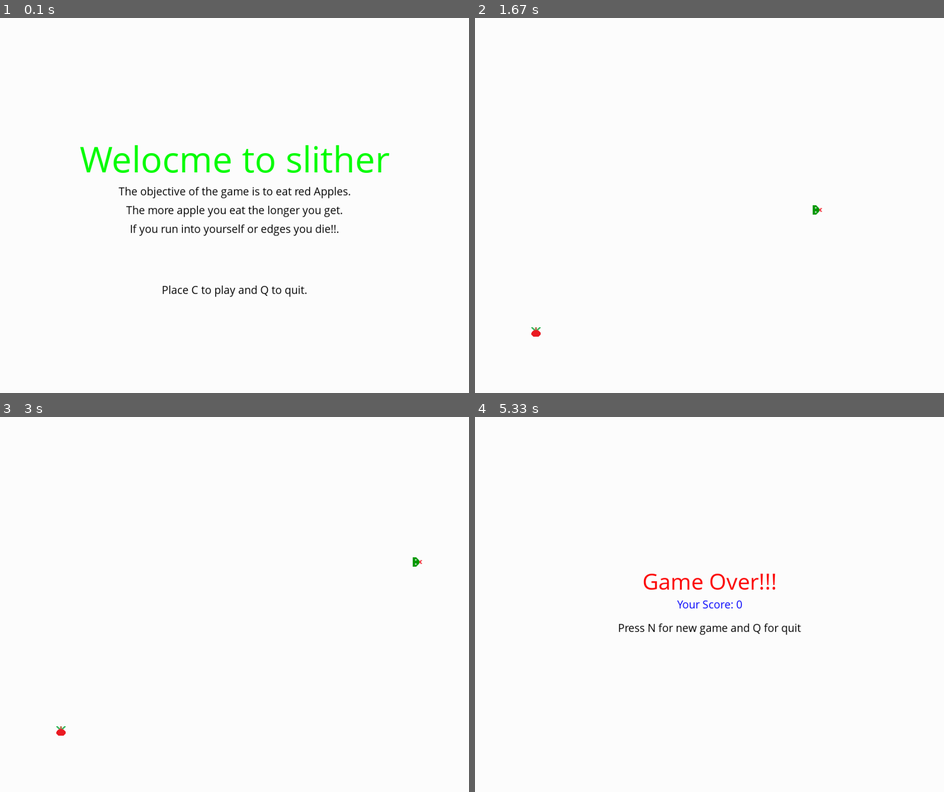
Above: before the commit, frames 1-4 (two rows, left to right).
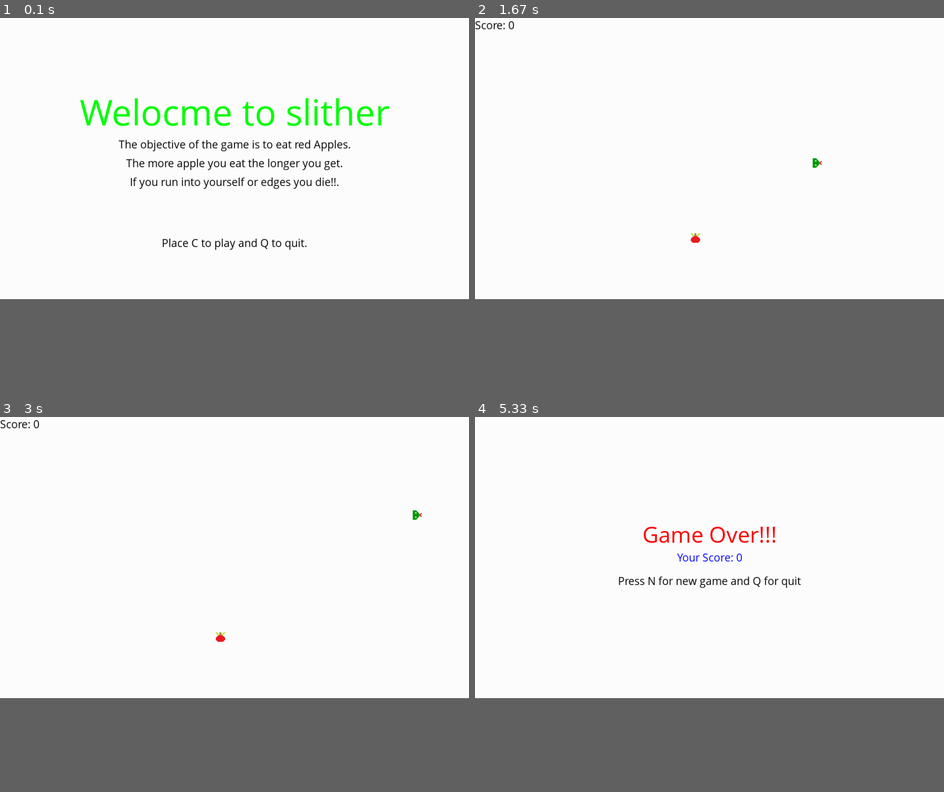
Above: after the commit, the same moments.

Repository: RIPTIDEKING/Snake_Pygame
Game: pygame game, started from pygameStart.py
Same seed, same stepped clock (60 frames per second), same inputs: the game is played once before the commit and once after it.
Inputs:
- Up to frame 1 (0.1 s): no input
- Up to frame 2 (1.67 s): tap C at 0.33 s; tap Enter at 0.67 s
- Up to frame 3 (3 s): hold Up 1.67-2.13 s; hold Right 2.17-2.63 s; hold Left from 2.67 s (still down)
- Up to frame 4 (5.33 s): release Left at 3.2 s; hold Down 3.23-3.53 s; hold Left 3.57-3.97 s; hold Up 4-4.37 s; hold Right 4.4-5.03 s; hold Down from 5.07 s (still down)
In our replay, the window is 900x720 before the commit and 900x540 after it. These sizes can differ from the game's own. Grey fills any space a smaller window leaves; there, only what the larger window draws over its background counts as a difference.

The runs differ from the first frame. In frame 1, 5.8% of the frame differs, in the area x 17-83%, y 21-75%; in frame 2, 0.2%; in frame 3, 0.2%; in frame 4, 1.7%.

Commit message:
score on screen added

Diff:
--- a/pygameStart.py
+++ b/pygameStart.py
@@ -12,14 +12,16 @@
 
 FPS = 10
 display_width = 1000
-display_height = 800
+display_height = 600
 block_size = 20
 MovementSpeed = (block_size)
 
 imgHead = pygame.image.load('snakeHead.png')
 imgBody = pygame.image.load('snakeBody.png')
 imgTail = pygame.image.load('snakeTail.png')
-appleMain = pygame.image.load('apple.png')
+appleMain = pygame.image.load('appleSimple.png')
+apple2 = pygame.image.load('apple2.png')
+appleSpecial = pygame.image.load('appleultimate.png')
 
 pygame.display.set_icon(appleMain)
 
@@ -28,9 +30,17 @@
 pygame.display.update()
 
 direction = "Right"
+
 randAppleX = 0
 randAppleY = 0
-
+randAppleX2 = 0
+randAppleY2 = 0
+randAppleXSpecial = 0
+randAppleYSpecial = 0
+
+
+
+countApple = 0
 
 #gameDisplay.fill(white)
 
@@ -41,11 +51,29 @@
 medFont = pygame.font.SysFont("comicsansms",50)
 largeFont = pygame.font.SysFont("comicsansms",80)
 
+def newGameStart():
+    global countApple
+    countApple = 0
+
+def scoreDisplay(score):
+    text = smallFont.render("Score: "+str(score), True, black)
+    gameDisplay.blit(text,(0,0))
+
 def randomApple():
-    global randAppleX,randAppleY
+    global randAppleX,randAppleY,countApple
     randAppleX = round(random.randrange(0,display_width-block_size,block_size)/block_size)*block_size
     randAppleY = round(random.randrange(0,display_height-block_size,block_size)/block_size)*block_size
-
+    countApple += 1
+
+def randomApple2():
+    global randAppleX2,randAppleY2
+    randAppleX2 = round(random.randrange(0,display_width-block_size,block_size)/block_size)*block_size
+    randAppleY2 = round(random.randrange(0,display_height-block_size,block_size)/block_size)*block_size
+
+def randomAppleSpecial():
+    global randAppleXSpecial,randAppleYSpecial
+    randAppleXSpecial = round(random.randrange(0,display_width-block_size,block_size)/block_size)*block_size
+    randAppleYSpecial = round(random.randrange(0,display_height-block_size,block_size)/block_size)*block_size
 
 def game_intro():
 
@@ -114,7 +142,7 @@
 
 def gameLoop():
 
-    global direction
+    global direction,countApple
 
 
     direction = "Right"
@@ -128,6 +156,12 @@
     lead_x_change = MovementSpeed
     lead_y_change = 0
 
+    appleEnable = True
+    apple2Enable = False
+    appleSpecialEnable = False
+
+    tempCountA2 = 0
+    tempCountAS = 0
 
     tempx = 0
     tempy = 0
@@ -142,7 +176,7 @@
 
     while not gameExit :
       #  event = pygame.event.get()
-        score = int((snake_length-1)/2)
+        score = int((snake_length-1))
 
         while gameOver == True:
             gameDisplay.fill(white)
@@ -163,6 +197,7 @@
                         gameExit = True
                     elif event.key == pygame.K_n:
                         gameLoop()
+                        newGameStart()
 
 
         for event in pygame.event.get():
@@ -219,7 +254,12 @@
 
         gameDisplay.fill(white)
         #pygame.draw.rect(gameDisplay,red,[randAppleX,randAppleY,block_size,block_size])
-        gameDisplay.blit(appleMain,(randAppleX,randAppleY));
+
+        gameDisplay.blit(appleMain,(randAppleX,randAppleY))
+        if apple2Enable:
+            gameDisplay.blit(apple2,(randAppleX2,randAppleY2))
+        if appleSpecialEnable:
+            gameDisplay.blit(appleSpecial,(randAppleXSpecial,randAppleYSpecial))
 
         snakeHead = []
         snakeHead.append(lead_x)
@@ -234,12 +274,43 @@
                 gameOver = True
 
         snake(snakeList,block_size)
+        scoreDisplay(score)
+
         pygame.display.update()
 
         if lead_x == randAppleX and lead_y == randAppleY:
-                randomApple()
-                snake_length += 2
-
+            snake_length += 1
+            randomApple()
+            if countApple%5 == 0:
+                randomApple2()
+                apple2Enable = True
+            if countApple%10 == 0:
+                randomAppleSpecial()
+                appleSpecialEnable = True
+
+        if lead_x == randAppleX2 and lead_y == randAppleY2 and apple2Enable:
+            snake_length += 2
+            tempCountA2
+            apple2Enable = False
+
+        if lead_x == randAppleXSpecial and lead_y == randAppleYSpecial and appleSpecialEnable:
+            snake_length += 3
+            appleSpecialEnable = False
+            tempCountAS = 0
+
+        if apple2Enable:
+            if tempCountA2 < 60:
+                tempCountA2 += 1
+            else:
+                apple2Enable = False
+                tempCountA2 =0
+
+        if appleSpecialEnable:
+            if tempCountAS < 30:
+                tempCountAS += 1
+            else:
+                appleSpecialEnable = False
+                tempCountAS = 0
 ##        if lead_x > randAppleX and lead_x < randAppleX+block_size or lead_x+block_size > randAppleX and lead_x+block_size < randAppleX+block_size:
 ##                if lead_y >= randAppleY and lead_y <= randAppleY+block_size or lead_y+block_size >= randAppleY and lead_y+block_size <= randAppleY+block_size:
 ##                    randAppleX = round(random.randrange(0,display_width-block_size,block_size)/block_size)*block_size
Binary file removed: apple.png
Binary file added: apple2.png
Binary file added: appleSimple.png
Binary file added: appleultimate.png
